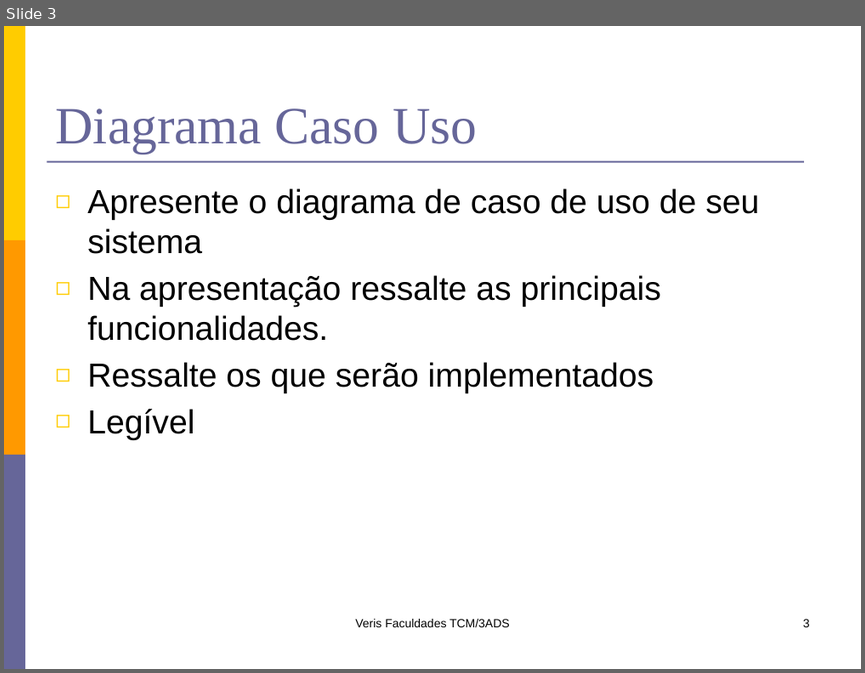
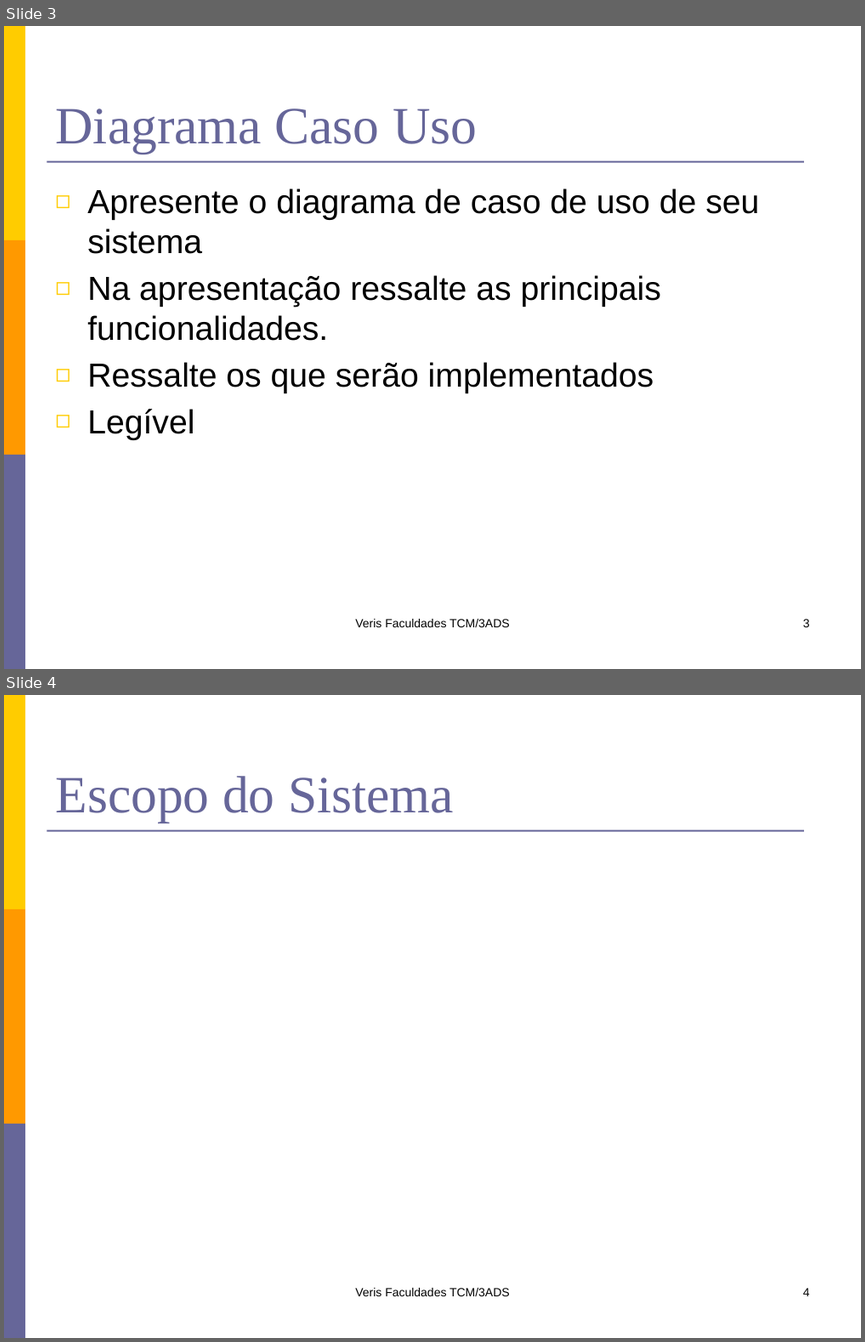
Before and after one commit to kokmz/TCCHUE, a slide deck: documentacao/G4_Apresentacao1sem2014.pptx. Shown one above the other, each under a label of ours: slide 3 before the commit, slides 3 and 4 after it. The pictures are 865x673 and 865x1342 pixels, drawn with LibreOffice and Linux fonts; fonts in the diff are those of the drawing. Boxes give left, top, right and bottom in pixels: in the first picture for what was removed or moved away, otherwise in the second. Text is boxed around its words. In the diff, an @@ line names an element or a change of style, - is before the commit and + after.

Commit message:
add slide Escopo

```diff
--- a/documentacao/G4_Apresentacao1sem2014.pptx
+++ b/documentacao/G4_Apresentacao1sem2014.pptx
@@ slide 4 added at bbox=[4, 695, 861, 1338], background #FFFFFF; not listed: 4 template elements that a slide beside it also shows @@
@@ title added at bbox=[55, 776, 454, 823], 44 pt, text #666699 @@
+Escopo do Sistema
@@ text added at bbox=[355, 1287, 510, 1296], 10 pt, text #000000 @@
+Veris Faculdades TCM/3ADS
@@ page number added at bbox=[803, 1287, 810, 1296], 10 pt, text #000000 @@
+4
```
